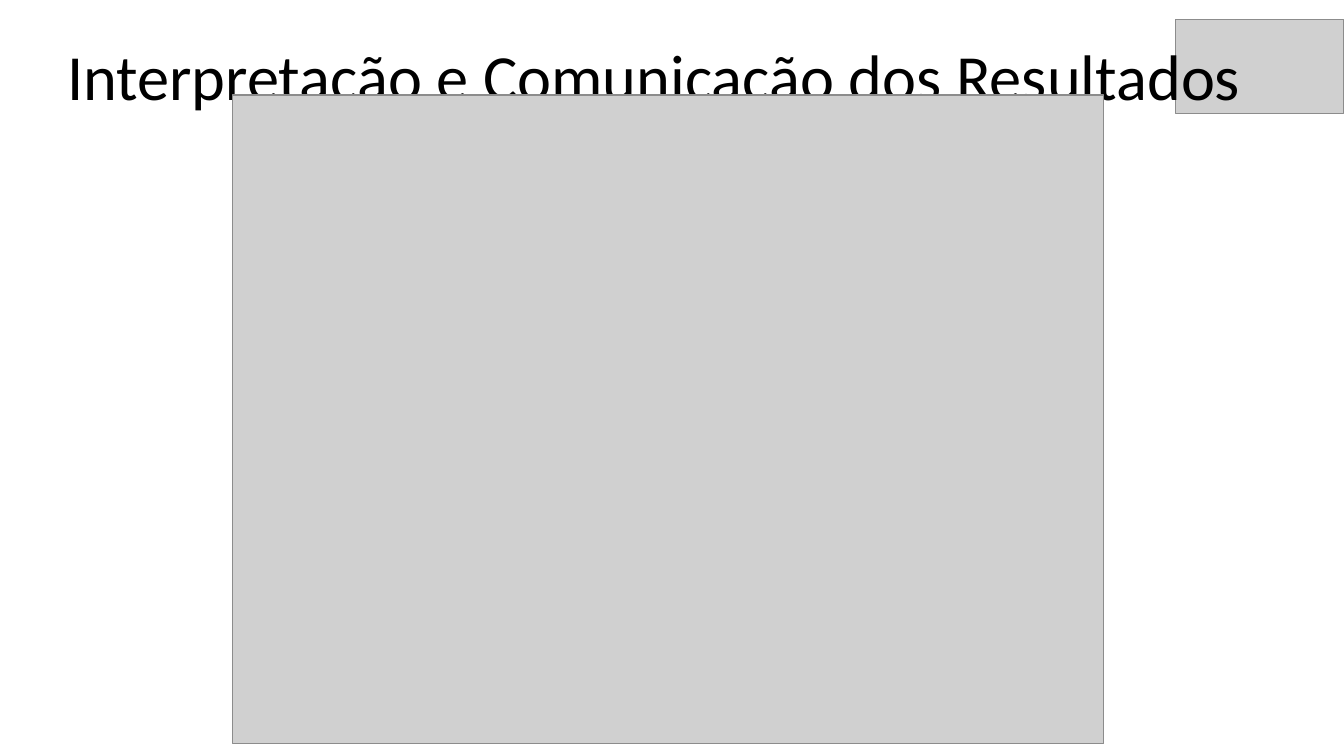
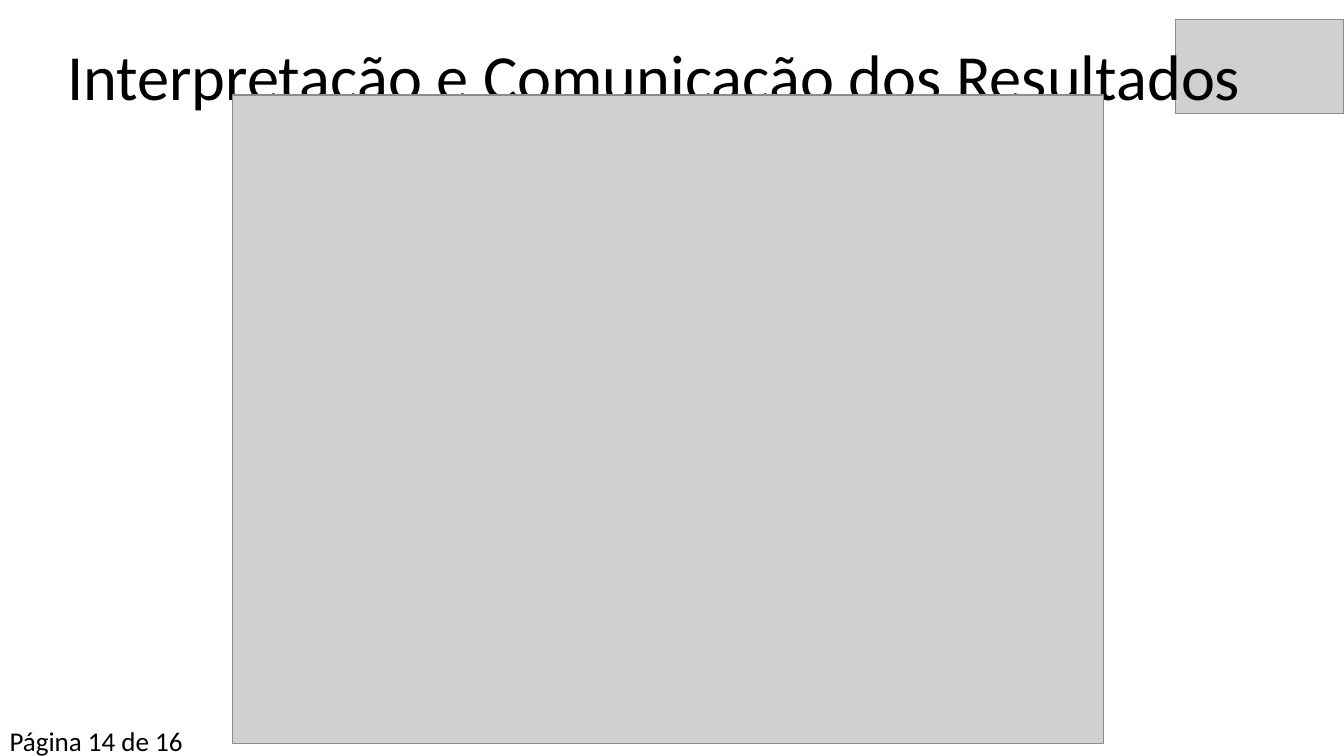
Before and after one commit to jrdutra/tcc_ciencia_de_dados_puc_minas, a slide deck: slide 15 of Apresentacao.odp. Drawn at 1344x756 pixels with LibreOffice and Linux fonts; fonts in the diff are those of the drawing; grey boxes stand for pictures. Boxes give left, top, right and bottom in pixels: in the first picture for what was removed or moved away, otherwise in the second. Text is boxed around its words. In the diff, an @@ line names an element or a change of style, - is before the commit and + after.

```diff
--- a/Apresentacao.odp
+++ b/Apresentacao.odp
@@ text added at [10,732,182,756], 16 pt, text #000000 @@
+● Página 14 de 16
```
Also in this commit, not shown: 15 other slides changed, 1 other file.
